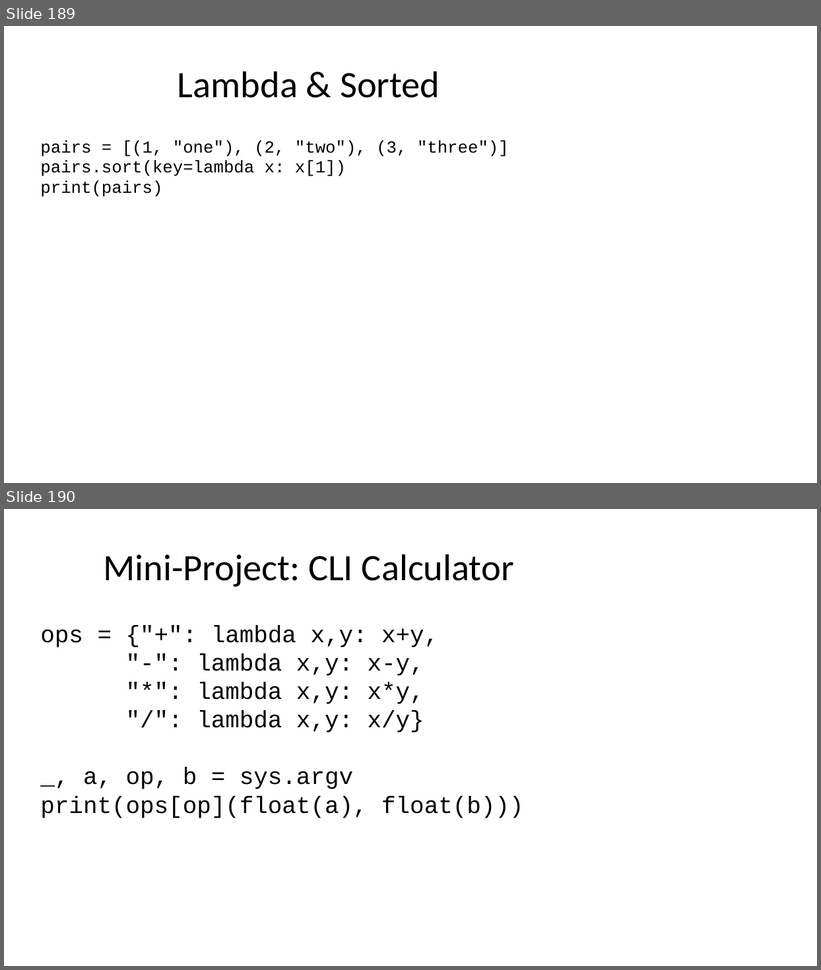
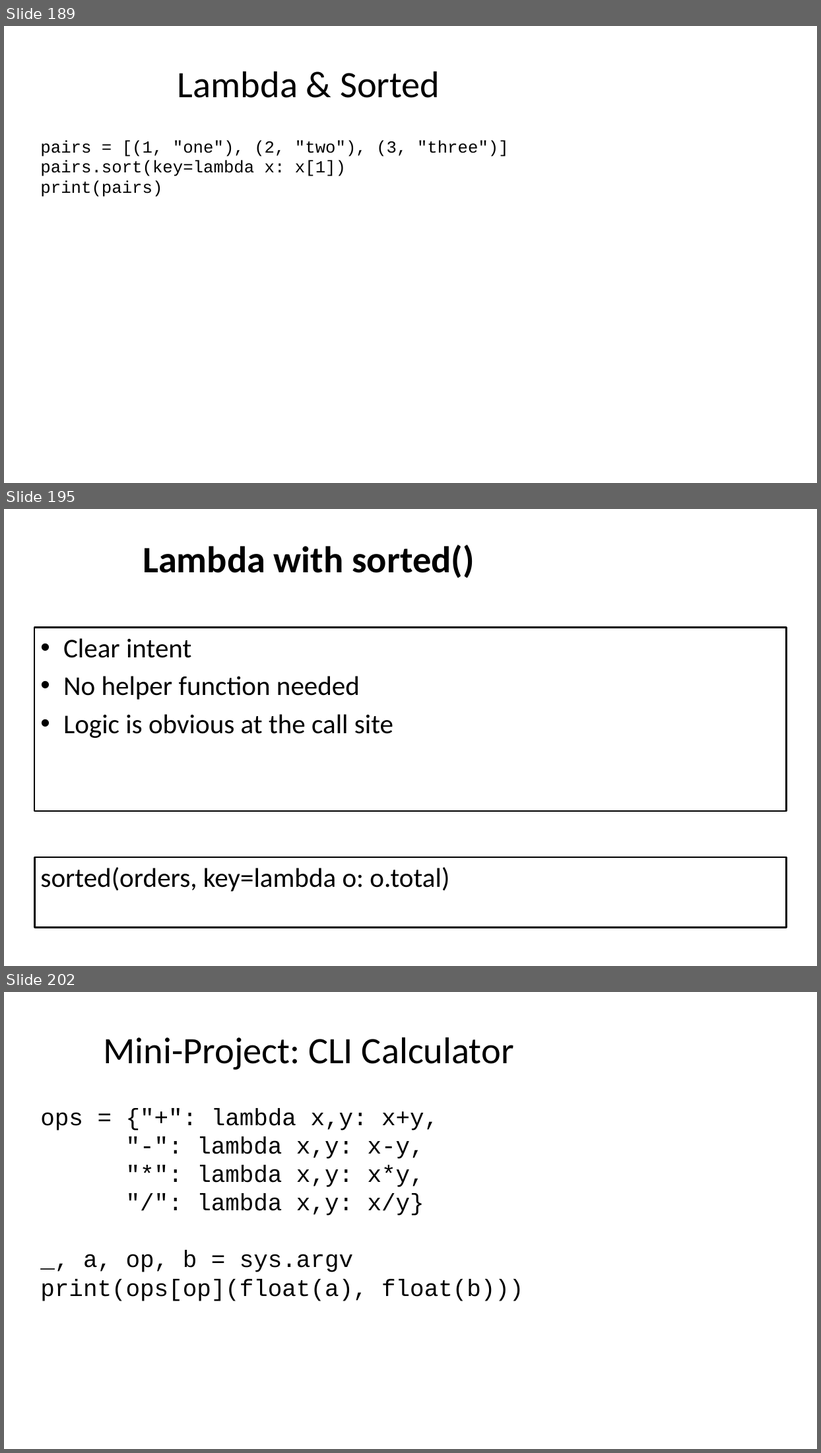
Before and after one commit to seanwhs/3-Day-Python-Crash-Course, a slide deck: Python_Crash_Course_2025.pptx. Shown one above the other, each under a label of ours: slides 189 and 190 before the commit, slides 189, 195 and 202 after it; the slides between them are not shown. The pictures are 821x970 and 821x1453 pixels, drawn with LibreOffice and Linux fonts; fonts in the diff are those of the drawing. Boxes give left, top, right and bottom in pixels: in the first picture for what was removed or moved away, otherwise in the second. Text is boxed around its words. In the diff, an @@ line names an element or a change of style, - is before the commit and + after.

```diff
--- a/Python_Crash_Course_2025.pptx
+++ b/Python_Crash_Course_2025.pptx
@@ slide 195 added at (x1=4, y1=509, x2=817, y2=966), background #FFFFFF @@
@@ title added at (x1=143, y1=545, x2=475, y2=578), 44 pt, text #000000, bold @@
+Lambda with sorted()
@@ rectangle added at (x1=34, y1=627, x2=787, y2=811), fill #FFFFFF, outline #000000 2 pt, 32 pt, text #000000 @@
+• Clear intent
+• No helper function needed
+• Logic is obvious at the call site
@@ text added at (x1=34, y1=857, x2=787, y2=927), fill #FFFFFF, outline #000000 2 pt, 32 pt, text #000000 @@
+sorted(orders, key=lambda o: o.total)
@@ what was slide 190 is now slide 202 @@
```
Also in this commit, not shown: 11 other slides added.
